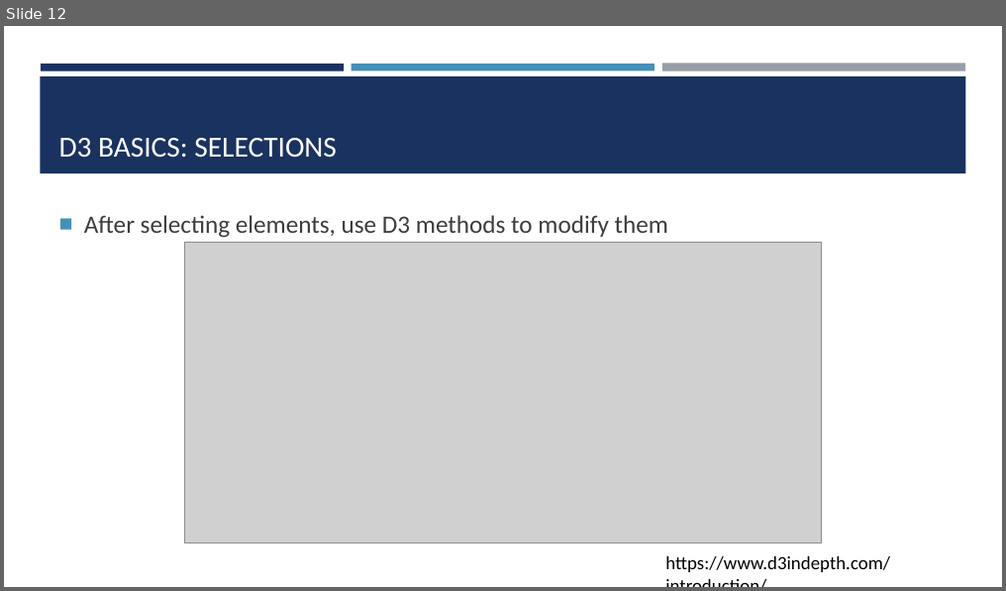
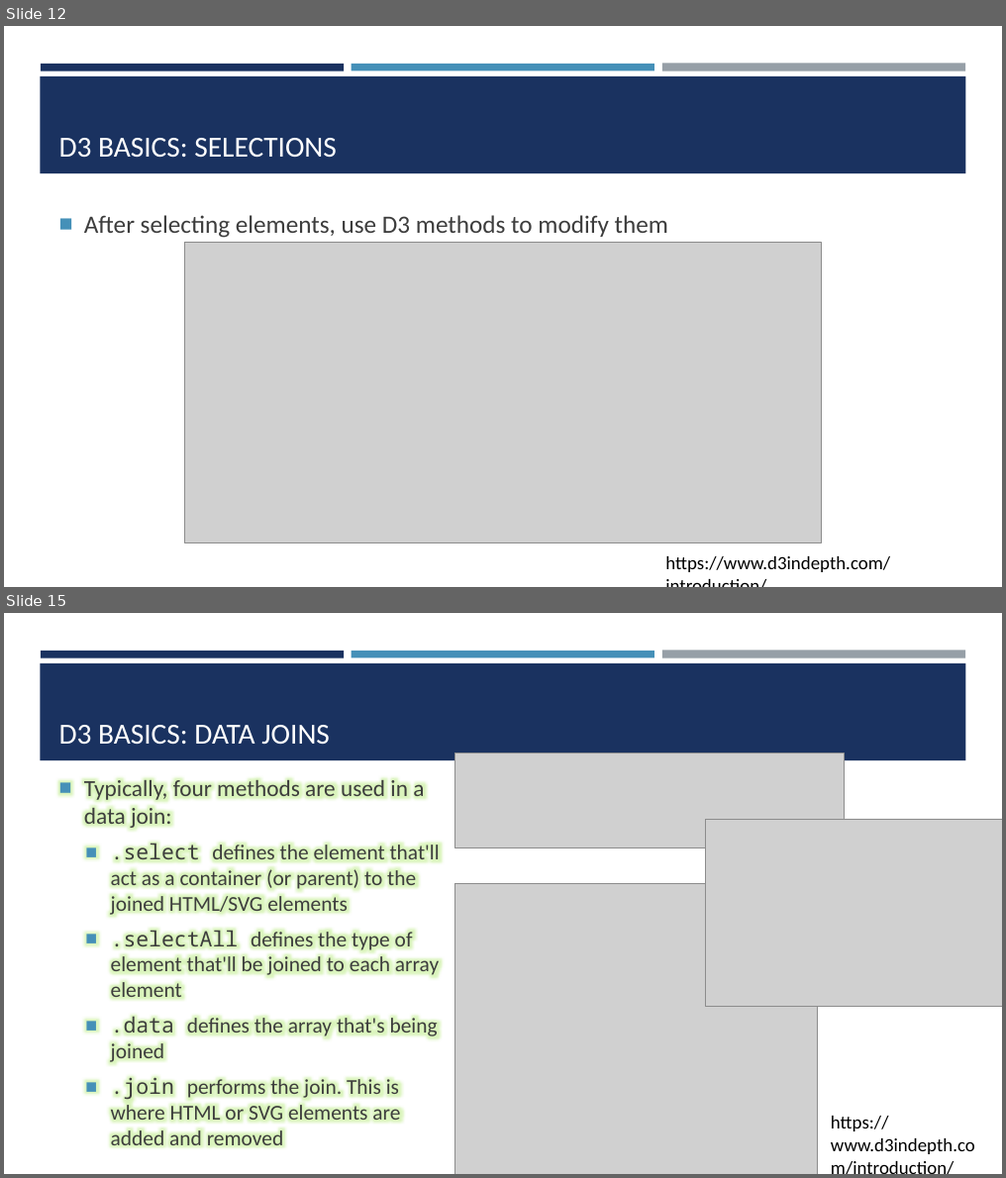
Before and after one commit to amosca01/SDS-CSC235, a slide deck: slides/06-d3.pptx. Shown one above the other, each under a label of ours: slide 12 before the commit, slides 12 and 15 after it; the slides between them are not shown. The pictures are 1006x591 and 1006x1178 pixels, drawn with LibreOffice and Linux fonts; fonts in the diff are those of the drawing; grey boxes stand for pictures. Boxes give left, top, right and bottom in pixels: in the first picture for what was removed or moved away, otherwise in the second. Text is boxed around its words. In the diff, an @@ line names an element or a change of style, - is before the commit and + after.

```diff
--- a/slides/06-d3.pptx
+++ b/slides/06-d3.pptx
@@ slide 15 added at (4,613,1002,1174), background #FFFFFF; not listed: 4 template elements that a slide beside it also shows @@
@@ title added at (59,725,330,744), 28 pt, text #FFFFFF @@
+D3 BASICS: DATA JOINS
@@ picture added at (454,754,844,848) @@
@@ text added at (84,776,440,1152), 20.4 pt, text #3D3D3D @@
+■ Typically, four methods are used in a data join:
+  ■ .select defines the element that'll act as a container (or parent) to the joined HTML/SVG elements
+  ■ .selectAll defines the type of element that'll be joined to each array element
+  ■ .data defines the array that's being joined
+  ■ .join performs the join. This is where HTML or SVG elements are added and removed
@@ picture added at (706,819,1002,1007) @@
@@ picture added at (454,884,818,1174) @@
@@ text added at (831,1116,975,1155), 18 pt, text #000000 @@
+https://www.d3indepth.com/introduction/
```
Also in this commit, not shown: 5 slides changed, 7 other slides added, 6 other files.
